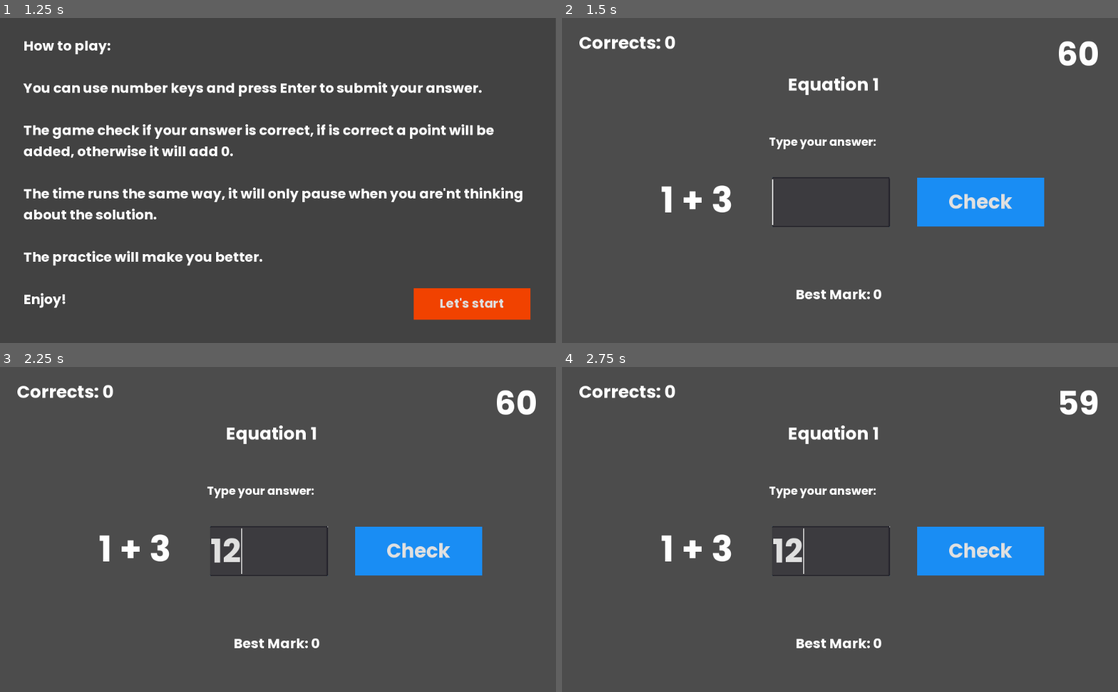
Above: before the commit, frames 1-4 (two rows, left to right).
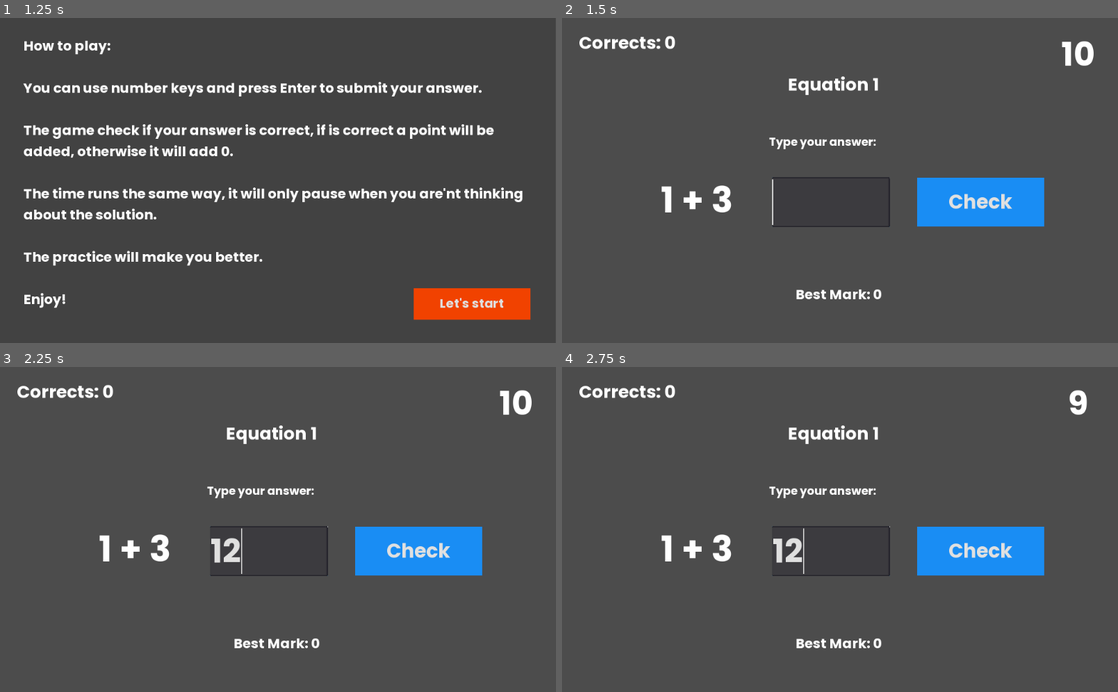
Above: after the commit, the same moments.

Repository: ncdev2015/Godot-Fast-Mental-Calculation
Game: Godot game, scene res://Menu/Menu.tscn
The game is run twice, just before and just after one commit, with the same random seed, the same clock (stepped at 60 frames per second) and the same inputs. The project has no main scene, so this scene is started directly.
Inputs (mouse positions are in pixels of both pictures, inside the frame that each line leads up to):
- Up to frame 1 (1.25 s): click "START" at 0.5 s
- Up to frame 2 (1.5 s): click "Let's start" at 1.25 s
- Up to frame 3 (2.25 s): click (266, 552) at 2.02 s; type "12" at 2.1 s
- Up to frame 4 (2.75 s): no input

Frame 1 is identical in both runs. In frame 2, 0.4% of the frame differs, in the area x 89-97%, y 7-15%; in frame 3, 0.4%; in frame 4, 0.3%.

Commit message:
Sounds addedd

Diff:
--- a/Game/Game.gd
+++ b/Game/Game.gd
@@ -128,6 +128,7 @@
 
 func _on_Timer_timeout():
 	print("Time Over")
+
 	$TimerOver.visible = true
 	$Timer.stop()
 
@@ -145,6 +146,7 @@
 		$AnswerStatus.visible = true
 		$Timer.paused = true
 		$AnswerStatus/Timer.start();
+		$AnswerStatus/CorrectSound.play()
 	else:
 		$AnswerStatus/LabelCorrectAnswer.visible = true
 		$AnswerStatus/LabelCorrectAnswer.text = "Answer:\n" + str(correctAnswer)
--- a/Game/Game.tscn
+++ b/Game/Game.tscn
@@ -1,8 +1,10 @@
-[gd_scene load_steps=23 format=2]
+[gd_scene load_steps=25 format=2]
 
 [ext_resource path="res://Fonts/Poppins-Bold.ttf" type="DynamicFontData" id=1]
 [ext_resource path="res://Game/Game.gd" type="Script" id=2]
 [ext_resource path="res://Game/AnswerStatus.gd" type="Script" id=3]
+[ext_resource path="res://Sounds/CLOCKTick_Stopwatch-2-_ID-2138__BSB.ogg" type="AudioStream" id=4]
+[ext_resource path="res://Sounds/COMCell_Message-2-_ID-1112__BSB.ogg" type="AudioStream" id=5]
 
 [sub_resource type="DynamicFont" id=1]
 size = 65
@@ -154,7 +156,8 @@
 }
 
 [node name="Timer" type="Timer" parent="."]
-wait_time = 60.0
+pause_mode = 2
+wait_time = 10.0
 
 [node name="BestMark" type="Label" parent="."]
 margin_left = 415.776
@@ -219,6 +222,10 @@
 __meta__ = {
 "_edit_use_anchors_": false
 }
+
+[node name="CorrectSound" type="AudioStreamPlayer2D" parent="AnswerStatus"]
+stream = ExtResource( 5 )
+volume_db = -3.832
 
 [node name="TimerOver" type="Node2D" parent="."]
 visible = false
@@ -299,6 +306,11 @@
 "_edit_use_anchors_": false
 }
 
+[node name="TicTacSound" type="AudioStreamPlayer" parent="."]
+stream = ExtResource( 4 )
+volume_db = -7.957
+autoplay = true
+
 [connection signal="continueTime" from="." to="." method="_on_Game_continueTime"]
 [connection signal="text_changed" from="Answer" to="." method="_on_Answer_text_changed"]
 [connection signal="pressed" from="Check" to="." method="_on_Check_pressed"]
Not shown, added: Sounds/CLOCKTick_Stopwatch-2-_ID-2138__BSB.ogg.import
Not shown, added: Sounds/COMCell_Message-2-_ID-1112__BSB.ogg.import
Not shown, added: Sounds/CLOCKTick_Stopwatch-2-_ID-2138__BSB.ogg
Not shown, added: Sounds/COMCell_Message-2-_ID-1112__BSB.ogg
